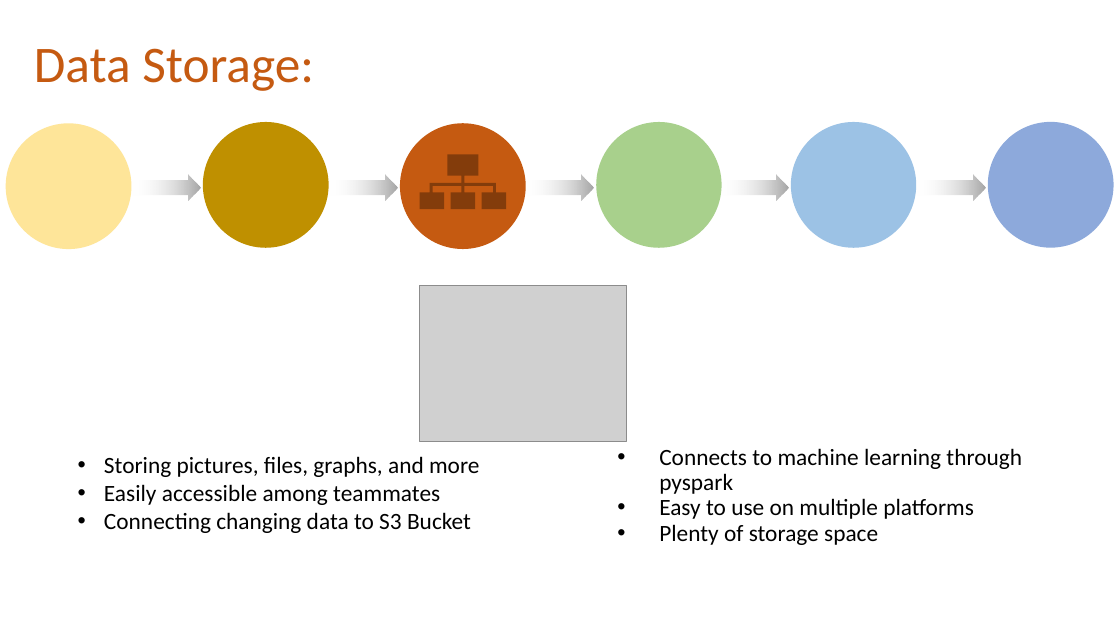
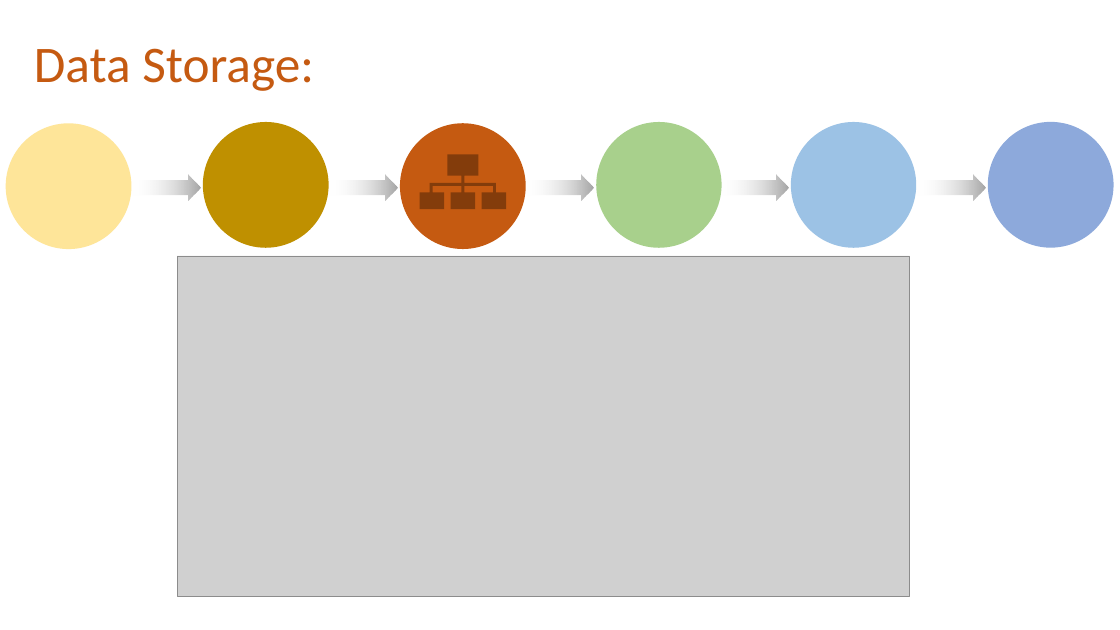
Before and after one commit to JaxWil24/Hearing_Aid_Accessibility, a slide deck: slide 4 of Presentation/FP_Powerpoint.pptx. Drawn at 1120x630 pixels with LibreOffice and Linux fonts; fonts in the diff are those of the drawing; grey boxes stand for pictures. Boxes give left, top, right and bottom in pixels: in the first picture for what was removed or moved away, otherwise in the second. Text is boxed around its words. In the diff, an @@ line names an element or a change of style, - is before the commit and + after.

```diff
--- a/Presentation/FP_Powerpoint.pptx
+++ b/Presentation/FP_Powerpoint.pptx
@@ picture added at (177,256,910,597) @@
@@ picture removed at (420,286,628,441) @@
@@ text removed at (659,448,1022,545) @@
-• Connects to machine learning through pyspark
-• Easy to use on multiple platforms
-• Plenty of storage space
@@ text removed at (104,456,479,533) @@
-• Storing pictures, files, graphs, and more
-• Easily accessible among teammates
-• Connecting changing data to S3 Bucket
```
Also in this commit, not shown: 3 other slides changed, 2 slides added, 2 slides removed.
